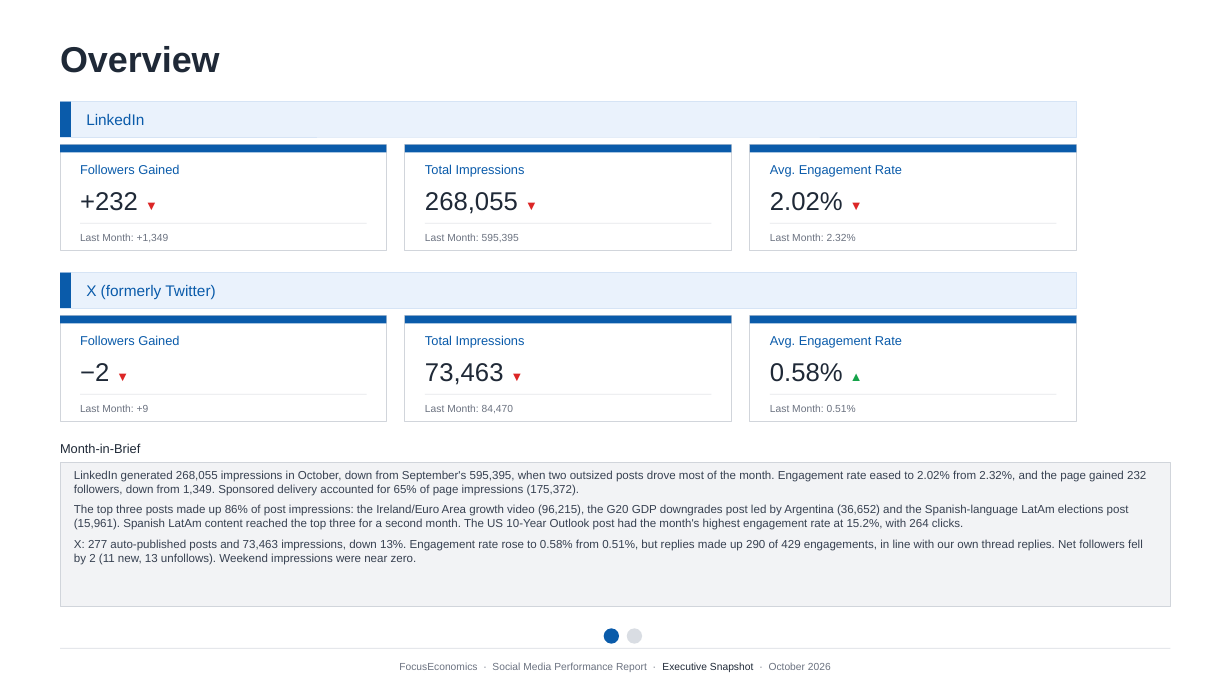
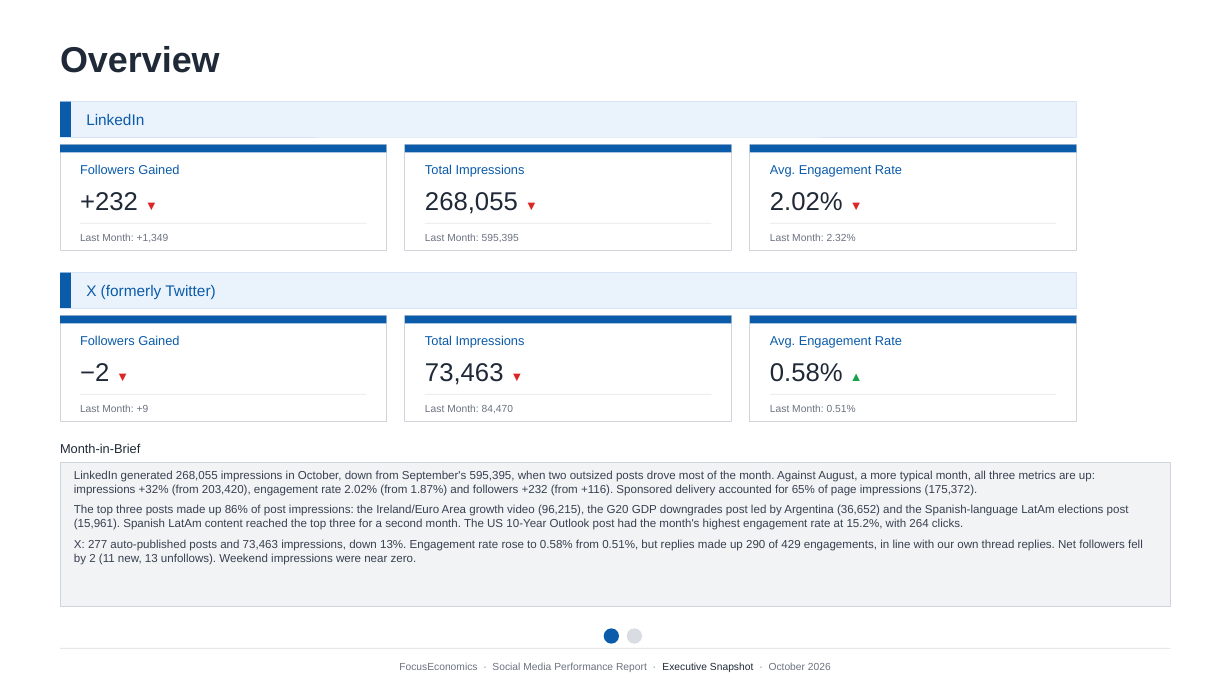
Before and after one commit to ivana0milic/media-kit, a slide deck: slide 2 of reports/Social_Media_Report_October_2026.pptx. Drawn at 1232x693 pixels with LibreOffice and Linux fonts; fonts in the diff are those of the drawing. Boxes give left, top, right and bottom in pixels: in the first picture for what was removed or moved away, otherwise in the second. Text is boxed around its words. In the diff, an @@ line names an element or a change of style, - is before the commit and + after.

```diff
--- a/reports/Social_Media_Report_October_2026.pptx
+++ b/reports/Social_Media_Report_October_2026.pptx
@@ text at bbox=[74, 470, 1095, 496]: text changed @@
-LinkedIn generated 268,055 impressions in October, down from September's 595,395, when two outsized posts drove most of the month. Engagement rate eased to 2.02% from 2.32%, and the page gained 232 followers, down from 1,349. Sponsored delivery accounted for 65% of page impressions (175,372).
+LinkedIn generated 268,055 impressions in October, down from September's 595,395, when two outsized posts drove most of the month. Against August, a more typical month, all three metrics are up: impressions +32% (from 203,420), engagement rate 2.02% (from 1.87%) and followers +232 (from +116). Sponsored delivery accounted for 65% of page impressions (175,372).
```
Also in this commit, not shown: 1 other file.
